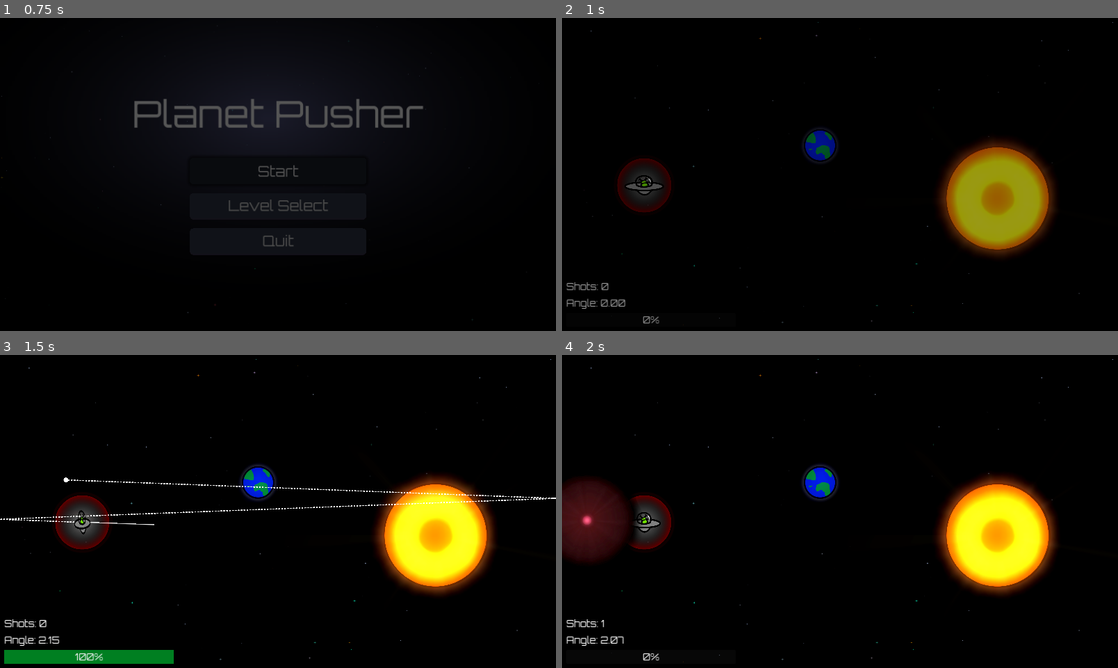
Above: before the commit, frames 1-4 (two rows, left to right).
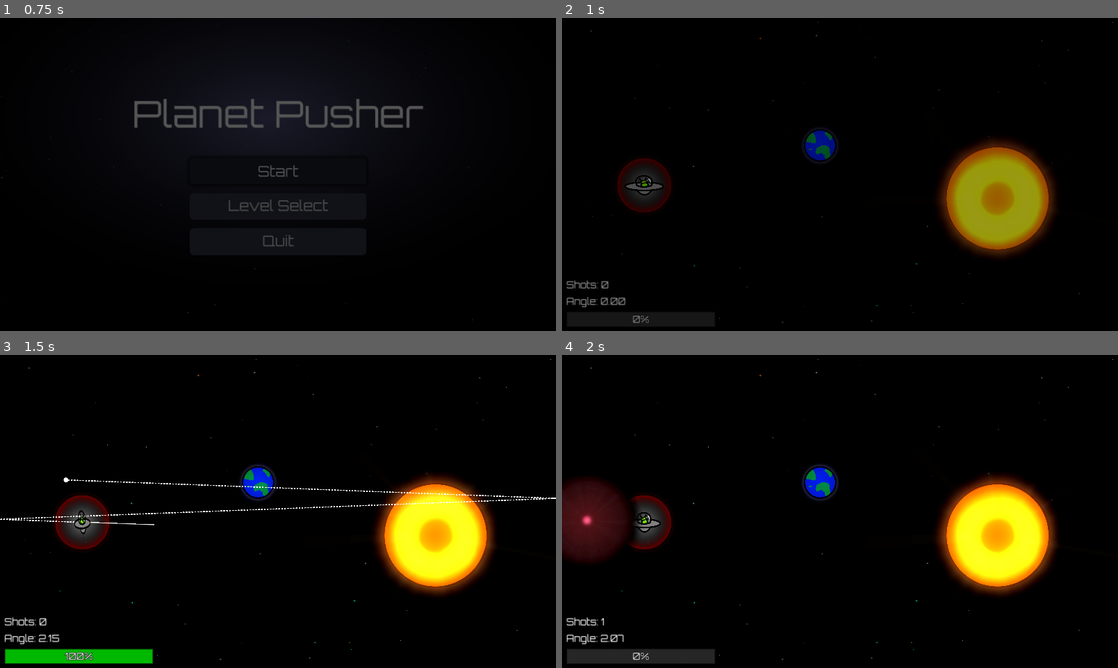
Above: after the commit, the same moments.

Repository: Afterglow375/godot_jam_03
Game: Godot game, scene res://scenes/ui/main_menu.tscn
The game is run twice, just before and just after one commit, with the same random seed, the same clock (stepped at 60 frames per second) and the same inputs.
Inputs (mouse positions are in pixels of both pictures, inside the frame that each line leads up to):
- Up to frame 1 (0.75 s): click "Start" at 0.5 s
- Up to frame 2 (1 s): no input
- Up to frame 3 (1.5 s): tap Enter at 1.25 s; drag from (83, 520) to (433, 536) at 1.27 s
- Up to frame 4 (2 s): no input

Frame 1 is identical in both runs. In frame 2, 0.4% of the frame differs, in the area x 0-18%, y 83-98%; in frame 3, 1.8%, in the area x 0-32%, y 83-99%; in frame 4, 1.5%.

Commit message:
Make HUD more visible

Diff:
--- a/scenes/ui/HUD.tscn
+++ b/scenes/ui/HUD.tscn
@@ -1,20 +1,39 @@
-[gd_scene load_steps=3 format=3 uid="uid://ta2p14py4etx"]
+[gd_scene load_steps=5 format=3 uid="uid://ta2p14py4etx"]
 
 [ext_resource type="Script" path="res://scripts/ui/hud.gd" id="1_yjnxe"]
 
-[sub_resource type="StyleBoxFlat" id="StyleBoxFlat_6cabo"]
-bg_color = Color(0, 0.498039, 0.129412, 1)
+[sub_resource type="CanvasItemMaterial" id="CanvasItemMaterial_70wjf"]
+
+[sub_resource type="StyleBoxFlat" id="StyleBoxFlat_va55n"]
+bg_color = Color(0.388235, 0.388235, 0.388235, 0.384314)
+border_width_left = 10
+border_width_top = 10
+border_width_right = 10
+border_width_bottom = 10
+border_color = Color(0, 0, 0, 0.54902)
+border_blend = true
+shadow_color = Color(0.396078, 0.396078, 0.396078, 0.847059)
+
+[sub_resource type="StyleBoxFlat" id="StyleBoxFlat_6npkm"]
+bg_color = Color(0, 0.721569, 0, 1)
+border_width_left = 10
+border_width_top = 10
+border_width_right = 10
+border_width_bottom = 10
+border_color = Color(0, 0, 0, 0.54902)
+border_blend = true
 
 [node name="HUD" type="CanvasLayer"]
 script = ExtResource("1_yjnxe")
 
 [node name="MarginContainer" type="MarginContainer" parent="."]
-anchors_preset = 2
-anchor_top = 1.0
-anchor_bottom = 1.0
-offset_top = -297.0
-offset_right = 1200.0
-grow_vertical = 0
+anchors_preset = 4
+anchor_top = 0.5
+anchor_bottom = 0.5
+offset_top = 736.5
+offset_right = 1060.0
+offset_bottom = 1063.5
+grow_vertical = 2
 mouse_filter = 2
 theme_override_constants/margin_left = 30
 theme_override_constants/margin_bottom = 30
@@ -26,6 +45,8 @@
 [node name="ScoreLabel" type="Label" parent="MarginContainer/VBoxContainer"]
 custom_minimum_size = Vector2(300, 0)
 layout_mode = 2
+theme_override_colors/font_outline_color = Color(0, 0, 0, 1)
+theme_override_constants/outline_size = 10
 theme_override_font_sizes/font_size = 64
 text = "Shots: 0"
 vertical_alignment = 1
@@ -33,6 +54,8 @@
 [node name="AngleLabel" type="Label" parent="MarginContainer/VBoxContainer"]
 custom_minimum_size = Vector2(400, 0)
 layout_mode = 2
+theme_override_colors/font_outline_color = Color(0, 0, 0, 1)
+theme_override_constants/outline_size = 10
 theme_override_font_sizes/font_size = 64
 text = "Angle: 0"
 vertical_alignment = 1
@@ -43,9 +66,13 @@
 theme_override_constants/margin_right = 0
 
 [node name="ChargeBar" type="ProgressBar" parent="MarginContainer/VBoxContainer/MarginContainer"]
+material = SubResource("CanvasItemMaterial_70wjf")
 custom_minimum_size = Vector2(1000, 0)
 layout_mode = 2
 size_flags_horizontal = 3
+theme_override_colors/font_outline_color = Color(0, 0, 0, 1)
+theme_override_constants/outline_size = 10
 theme_override_font_sizes/font_size = 64
-theme_override_styles/fill = SubResource("StyleBoxFlat_6cabo")
+theme_override_styles/background = SubResource("StyleBoxFlat_va55n")
+theme_override_styles/fill = SubResource("StyleBoxFlat_6npkm")
 max_value = 500.0
